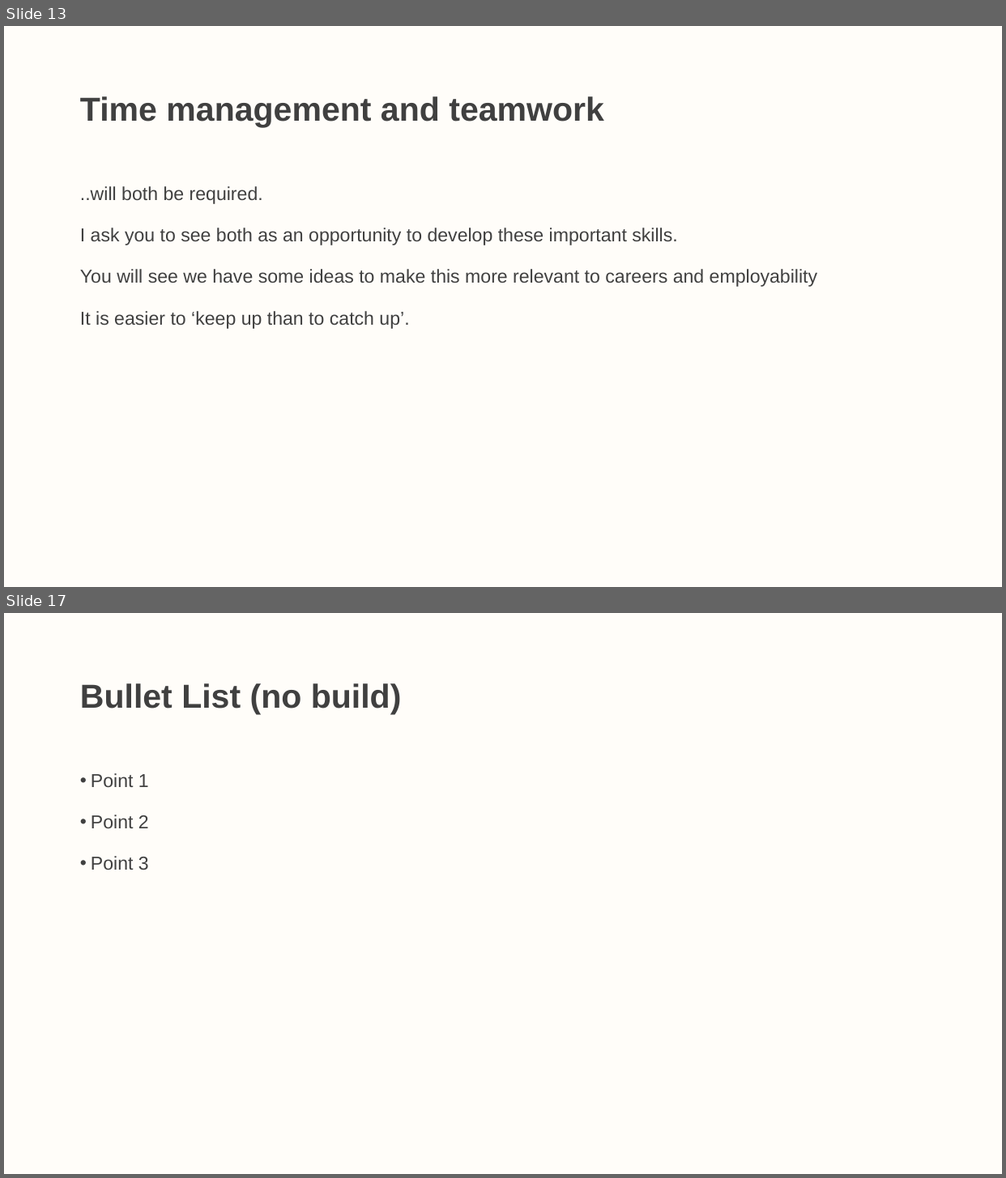
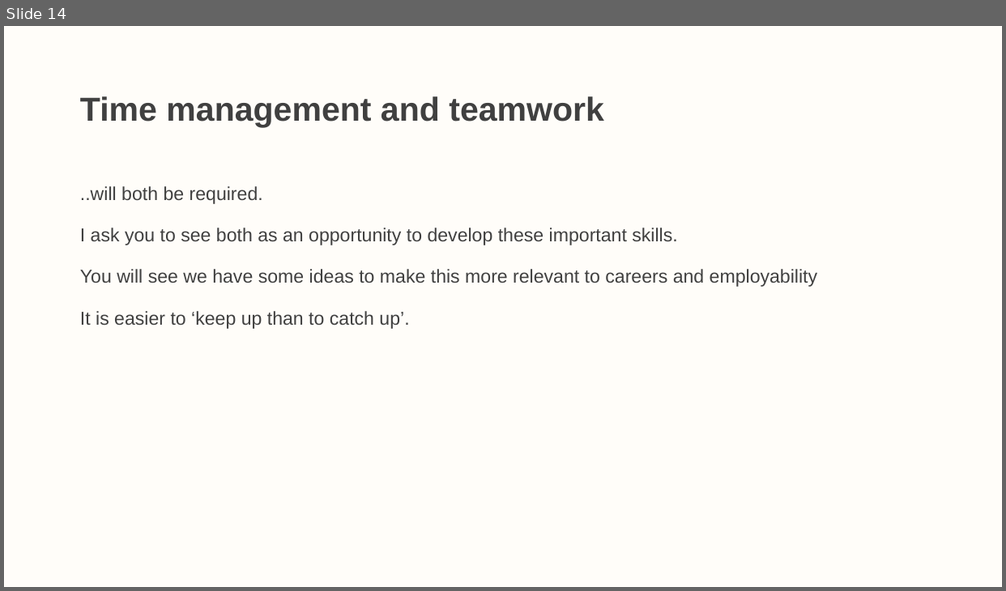
Before and after one commit to LittleMonkeyLab/PS52007Dslides, a slide deck: _site/lectures/Lecture00/Lecture00.pptx. Shown one above the other, each under a label of ours: slides 13 and 17 before the commit, slide 14 after it; the slides between them are not shown. The pictures are 1006x1178 and 1006x591 pixels, drawn with LibreOffice and Linux fonts; fonts in the diff are those of the drawing. Boxes give left, top, right and bottom in pixels: in the first picture for what was removed or moved away, otherwise in the second. Text is boxed around its words. In the diff, an @@ line names an element or a change of style, - is before the commit and + after.

```diff
--- a/_site/lectures/Lecture00/Lecture00.pptx
+++ b/_site/lectures/Lecture00/Lecture00.pptx
@@ slide 17 removed at bbox=[4, 613, 1002, 1174], background #FFF2CC at 10% opacity @@
@@ title removed at bbox=[80, 683, 402, 714] @@
-Bullet List (no build)
@@ text removed at bbox=[91, 773, 149, 870] @@
-• Point 1
-• Point 2
-• Point 3
@@ what was slide 13 is now slide 14 @@
```
Also in this commit, not shown: 10 slides changed, 2 slides added, 25 other slides removed, 25 other files.
